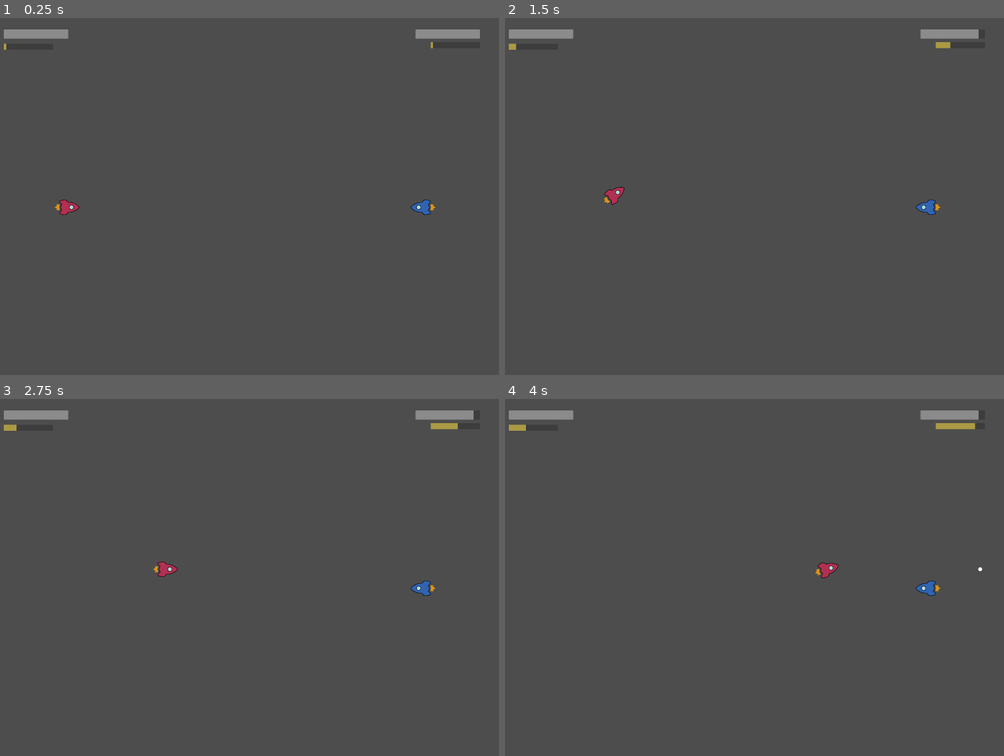
Above: before the commit, frames 1-4 (two rows, left to right).
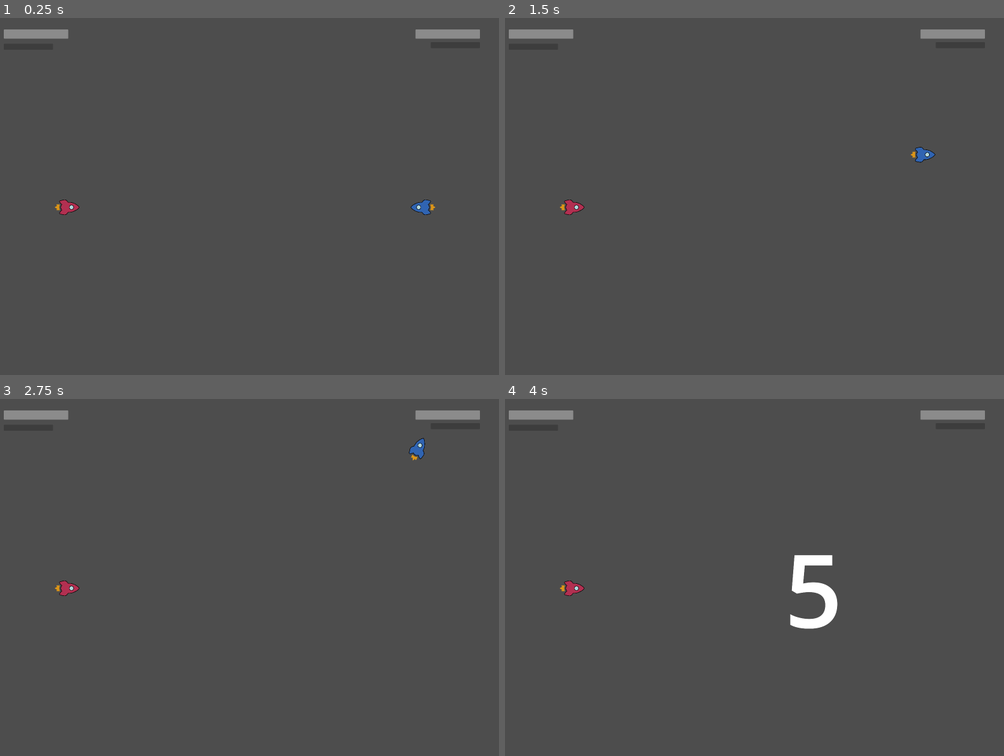
Above: after the commit, the same moments.

Repository: RajwolChapagain/Arcade-Game
Game: Godot game, scene res://main.tscn
The game is run twice, just before and just after one commit, with the same random seed, the same clock (stepped at 60 frames per second) and the same inputs.
Inputs:
- Up to frame 1 (0.25 s): no input
- Up to frame 2 (1.5 s): tap Enter (p1_super, bound only before the commit) at 0.5 s; hold W (p1_thrust, bound only before the commit) 0.53-1.28 s; tap Up (p1_fire, bound only before the commit) at 0.6 s; tap A (p1_rotate_anticlockwise, bound only before the commit) at 0.8, 1.35 s
- Up to frame 3 (2.75 s): tap D (p1_rotate_clockwise, bound only before the commit) at 1.55, 2.1 s; hold W (p1_thrust, bound only before the commit) from 2.03 s (still down); tap Enter (p1_super, bound only before the commit) at 2.3 s
- Up to frame 4 (4 s): tap Enter (p1_super, bound only before the commit) at 2.85 s; tap Up (p1_fire, bound only before the commit) at 3.05, 3.6 s; release W (p1_thrust, bound only before the commit) at 3.53 s; tap A (p1_rotate_anticlockwise, bound only before the commit) at 3.8 s

The runs differ from the first frame. In frame 1, less than 0.1% of the frame differs, in the area x 0-87%, y 6-9%; in frame 2, 0.6%; in frame 3, 0.7%; in frame 4, 1.6%, in the area x 0-97%, y 3-65%.

Commit message:
Change movement controls

Diff:
--- a/main.tscn
+++ b/main.tscn
@@ -18,9 +18,10 @@
 collision_layer = 2
 collision_mask = 2
 SHIP_SPRITE = ExtResource("3_hlk5c")
-THRUST_STRING = "p2_thrust"
-ROTATE_CLOCKWISE_STRING = "p2_rotate_clockwise"
-ROTATE_ANTICLOCKWISE_STRING = "p2_rotate_anticlockwise"
+LEFT_STRING = "p2_left"
+RIGHT_STRING = "p2_right"
+UP_STRING = "p2_up"
+DOWN_STRING = "p2_down"
 FIRE_STRING = "p2_fire"
 SUPER_STRING = "p2_super"
 BULLET_LAYER = 1
--- a/project.godot
+++ b/project.godot
@@ -22,53 +22,63 @@
 
 [input]
 
-p1_thrust={
+p1_left={
+"deadzone": 0.5,
+"events": [Object(InputEventJoypadMotion,"resource_local_to_scene":false,"resource_name":"","device":-1,"axis":0,"axis_value":-1.0,"script":null)
+]
+}
+p1_right={
+"deadzone": 0.5,
+"events": [Object(InputEventJoypadMotion,"resource_local_to_scene":false,"resource_name":"","device":-1,"axis":0,"axis_value":1.0,"script":null)
+]
+}
+p1_up={
+"deadzone": 0.5,
+"events": [Object(InputEventJoypadMotion,"resource_local_to_scene":false,"resource_name":"","device":-1,"axis":1,"axis_value":-1.0,"script":null)
+]
+}
+p1_down={
+"deadzone": 0.5,
+"events": [Object(InputEventJoypadMotion,"resource_local_to_scene":false,"resource_name":"","device":-1,"axis":1,"axis_value":1.0,"script":null)
+]
+}
+p1_fire={
+"deadzone": 0.5,
+"events": [Object(InputEventJoypadButton,"resource_local_to_scene":false,"resource_name":"","device":-1,"button_index":0,"pressure":0.0,"pressed":true,"script":null)
+]
+}
+p1_super={
+"deadzone": 0.5,
+"events": [Object(InputEventJoypadButton,"resource_local_to_scene":false,"resource_name":"","device":-1,"button_index":3,"pressure":0.0,"pressed":true,"script":null)
+]
+}
+p2_left={
+"deadzone": 0.5,
+"events": [Object(InputEventKey,"resource_local_to_scene":false,"resource_name":"","device":-1,"window_id":0,"alt_pressed":false,"shift_pressed":false,"ctrl_pressed":false,"meta_pressed":false,"pressed":false,"keycode":0,"physical_keycode":65,"key_label":0,"unicode":97,"echo":false,"script":null)
+]
+}
+p2_right={
+"deadzone": 0.5,
+"events": [Object(InputEventKey,"resource_local_to_scene":false,"resource_name":"","device":-1,"window_id":0,"alt_pressed":false,"shift_pressed":false,"ctrl_pressed":false,"meta_pressed":false,"pressed":false,"keycode":0,"physical_keycode":68,"key_label":0,"unicode":100,"echo":false,"script":null)
+]
+}
+p2_up={
 "deadzone": 0.5,
 "events": [Object(InputEventKey,"resource_local_to_scene":false,"resource_name":"","device":-1,"window_id":0,"alt_pressed":false,"shift_pressed":false,"ctrl_pressed":false,"meta_pressed":false,"pressed":false,"keycode":0,"physical_keycode":87,"key_label":0,"unicode":119,"echo":false,"script":null)
 ]
 }
-p1_rotate_clockwise={
+p2_down={
 "deadzone": 0.5,
-"events": [Object(InputEventKey,"resource_local_to_scene":false,"resource_name":"","device":-1,"window_id":0,"alt_pressed":false,"shift_pressed":false,"ctrl_pressed":false,"meta_pressed":false,"pressed":false,"keycode":0,"physical_keycode":68,"key_label":0,"unicode":100,"echo":false,"script":null)
+"events": [Object(InputEventKey,"resource_local_to_scene":false,"resource_name":"","device":-1,"window_id":0,"alt_pressed":false,"shift_pressed":false,"ctrl_pressed":false,"meta_pressed":false,"pressed":false,"keycode":83,"physical_keycode":83,"key_label":83,"unicode":115,"echo":false,"script":null)
 ]
 }
-p1_rotate_anticlockwise={
-"deadzone": 0.5,
-"events": [Object(InputEventKey,"resource_local_to_scene":false,"resource_name":"","device":-1,"window_id":0,"alt_pressed":false,"shift_pressed":false,"ctrl_pressed":false,"meta_pressed":false,"pressed":false,"keycode":0,"physical_keycode":65,"key_label":0,"unicode":97,"echo":false,"script":null)
-]
-}
-p1_fire={
+p2_fire={
 "deadzone": 0.5,
 "events": [Object(InputEventKey,"resource_local_to_scene":false,"resource_name":"","device":-1,"window_id":0,"alt_press …(182 unchanged characters)…
 ]
 }
-p1_super={
+p2_super={
 "deadzone": 0.5,
 "events": [Object(InputEventKey,"resource_local_to_scene":false,"resource_name":"","device":-1,"window_id":0,"alt_press …(182 unchanged characters)…
 ]
 }
-p2_thrust={
-"deadzone": 0.5,
-"events": [Object(InputEventJoypadMotion,"resource_local_to_scene":false,"resource_name":"","device":-1,"axis":1,"axis_value":-1.0,"script":null)
-]
-}
-p2_fire={
-"deadzone": 0.5,
-"events": [Object(InputEventJoypadButton,"resource_local_to_scene":false,"resource_name":"","device":-1,"button_index":0,"pressure":0.0,"pressed":true,"script":null)
-]
-}
-p2_rotate_clockwise={
-"deadzone": 0.5,
-"events": [Object(InputEventJoypadMotion,"resource_local_to_scene":false,"resource_name":"","device":-1,"axis":0,"axis_value":1.0,"script":null)
-]
-}
-p2_rotate_anticlockwise={
-"deadzone": 0.5,
-"events": [Object(InputEventJoypadMotion,"resource_local_to_scene":false,"resource_name":"","device":-1,"axis":0,"axis_value":-1.0,"script":null)
-]
-}
-p2_super={
-"deadzone": 0.5,
-"events": [Object(InputEventJoypadButton,"resource_local_to_scene":false,"resource_name":"","device":-1,"button_index":3,"pressure":0.0,"pressed":true,"script":null)
-]
-}
--- a/ship/ship.gd
+++ b/ship/ship.gd
@@ -1,14 +1,14 @@
 extends CharacterBody2D
 
-@export var TOP_SPEED = 1500
-@export var ACCELERATION = 1000 #Per second. Multiply by delta
-@export var DECELERATION = 800 #Per second. Multiply by delta
-@export var ROTATION_SPEED = 270 #Degrees per second. Multiply by delta
+@export var THRUST_FORCE = 1000 #Takes 3 seconds to reach max velocity w/ MAX_VELOCITY_MAGNITUDE = 3000
+@export var MAX_VELOCITY_MAGNITUDE = 3000
+@export var RETARDING_FORCE = 750 #Takes 4 seconds to reach min from a MAX_VELOCITY_MAGNITUDE of 3000
 @export var SHIP_SPRITE : Texture2D = preload("res://ship/ship_sprite.png")
 @export var hp = 100
-@export var THRUST_STRING = "p1_thrust"
-@export var ROTATE_CLOCKWISE_STRING = "p1_rotate_clockwise"
-@export var ROTATE_ANTICLOCKWISE_STRING = "p1_rotate_anticlockwise"
+@export var LEFT_STRING = "p1_left"
+@export var RIGHT_STRING = "p1_right"
+@export var UP_STRING = "p1_up"
+@export var DOWN_STRING = "p1_down"
 @export var FIRE_STRING = "p1_fire"
 @export var SUPER_STRING = "p1_super"
 @export var BULLET_LAYER = 2
@@ -20,11 +20,9 @@
 	set(value):
 		super_percentage = value
 		super_percentage_changed.emit(super_percentage)
-
 @export var TIME_TO_FILL_SUPER = 5
 
-var current_speed = 0
-var thrust_direction = transform.x
+var thrust_speed = 0
 var frozen = false
 
 var BULLET_SCENE = preload("res://bullet/bullet.tscn")
@@ -41,9 +39,8 @@
 	$Sprite2D.texture = SHIP_SPRITE
 	$SuperTimer.wait_time = SUPER_DURATION
 
-func _physics_process(delta):
+func _process(delta):
 	get_input(delta)
-	velocity = thrust_direction * current_speed
 	move_and_slide()
 
 func _input(event):
@@ -52,7 +49,7 @@
 
 	if event.is_action_pressed(FIRE_STRING):
 		bullet_fired.emit(BULLET_SCENE, transform.x, global_position, BULLET_LAYER)
-		current_speed -= SPEED_DECREASE_ON_FIRE
+		thrust_speed -= SPEED_DECREASE_ON_FIRE
 
 	if event.is_action_pressed(SUPER_STRING) and super_percentage == 100:
 		super_percentage = 0
@@ -64,22 +61,19 @@
 		freeze()
 
 func get_input(delta):
+	var input_direction = Input.get_vector(LEFT_STRING, RIGHT_STRING, UP_STRING, DOWN_STRING)
 
-	#-----------Thrust-------------------
-	if Input.is_action_pressed(THRUST_STRING) and not frozen:
-		current_speed += ACCELERATION * delta
-		thrust_direction = transform.x
+	if input_direction.length() != 0:
+		var tween = get_tree().create_tween()
+		tween.tween_property(self, "rotation", input_direction.angle(), 1)
+
+	if input_direction.length() != 0:
+		velocity += input_direction * THRUST_FORCE * delta
 	else:
-		current_speed -= DECELERATION * delta
-		super_percentage += 100 * delta / TIME_TO_FILL_SUPER #Where 100 is max percentage
-		super_percentage = clamp(super_percentage, 0, 100)
+		velocity += -velocity.normalized() * RETARDING_FORCE * delta
 
-	current_speed = clamp(current_speed, 0, TOP_SPEED)
+	velocity = clamp(velocity, Vector2.ZERO, velocity.limit_length(MAX_VELOCITY_MAGNITUDE))
 
-	#------------Rotation-----------------
-	if not frozen:
-		var rotation_direction = Input.get_axis(ROTATE_ANTICLOCKWISE_STRING, ROTATE_CLOCKWISE_STRING)
-		rotation_degrees += rotation_direction * ROTATION_SPEED * delta
 
 func on_hit(damage):
 	hp -= damage
